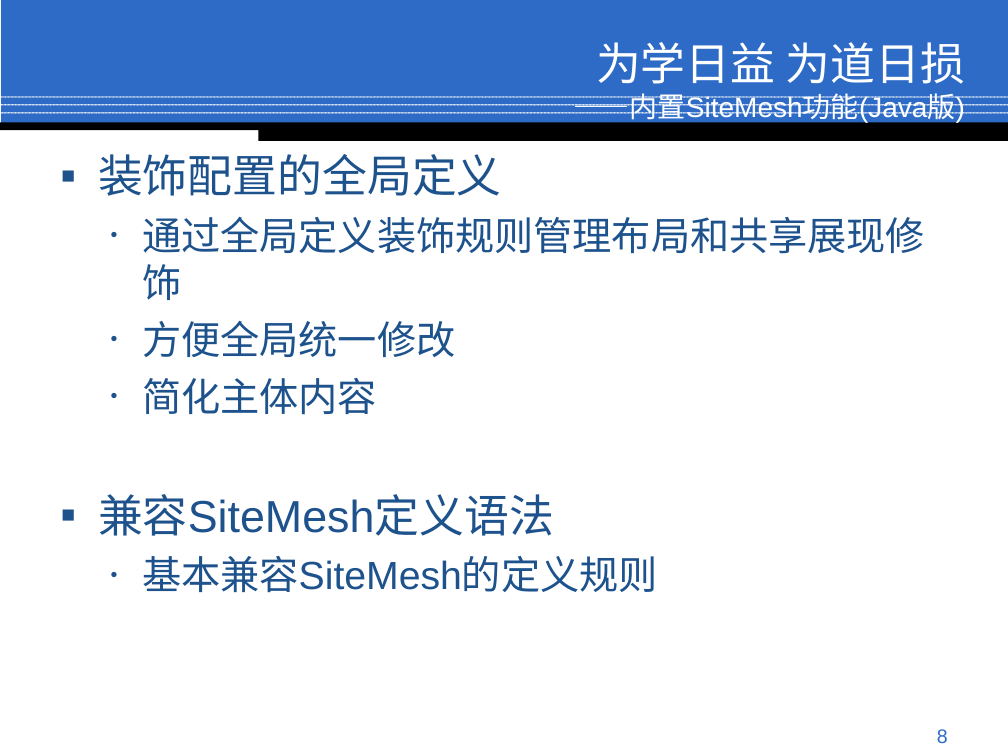
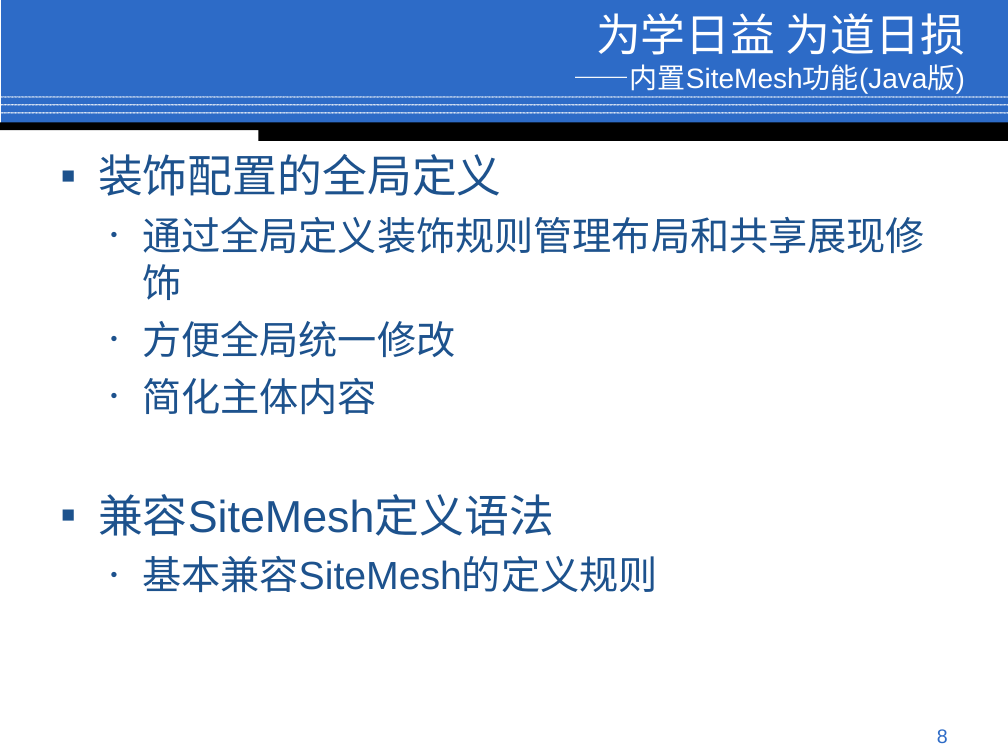
Before and after one commit to conzi/lite, a slide deck: slide 8 of Lite/web/doc/Preview.ppt. Drawn at 1008x756 pixels with LibreOffice and Linux fonts; fonts in the diff are those of the drawing; background and template pictures are left out. Boxes give left, top, right and bottom in pixels: in the first picture for what was removed or moved away, otherwise in the second. Text is boxed around its words. In the diff, an @@ line names an element or a change of style, - is before the commit and + after.

```diff
--- a/Lite/web/doc/Preview.ppt
+++ b/Lite/web/doc/Preview.ppt
@@ title "为学日益 为道日损 ——内置SiteMesh功能(Java版)": place and size @@
-title "为学日益 为道日损 ——内置SiteMesh功能(Java版)" at (574, 42, 965, 125)
+title "为学日益 为道日损 ——内置SiteMesh功能(Java版)" at (574, 13, 965, 94)
```
Also in this commit, not shown: 8 other slides changed.
